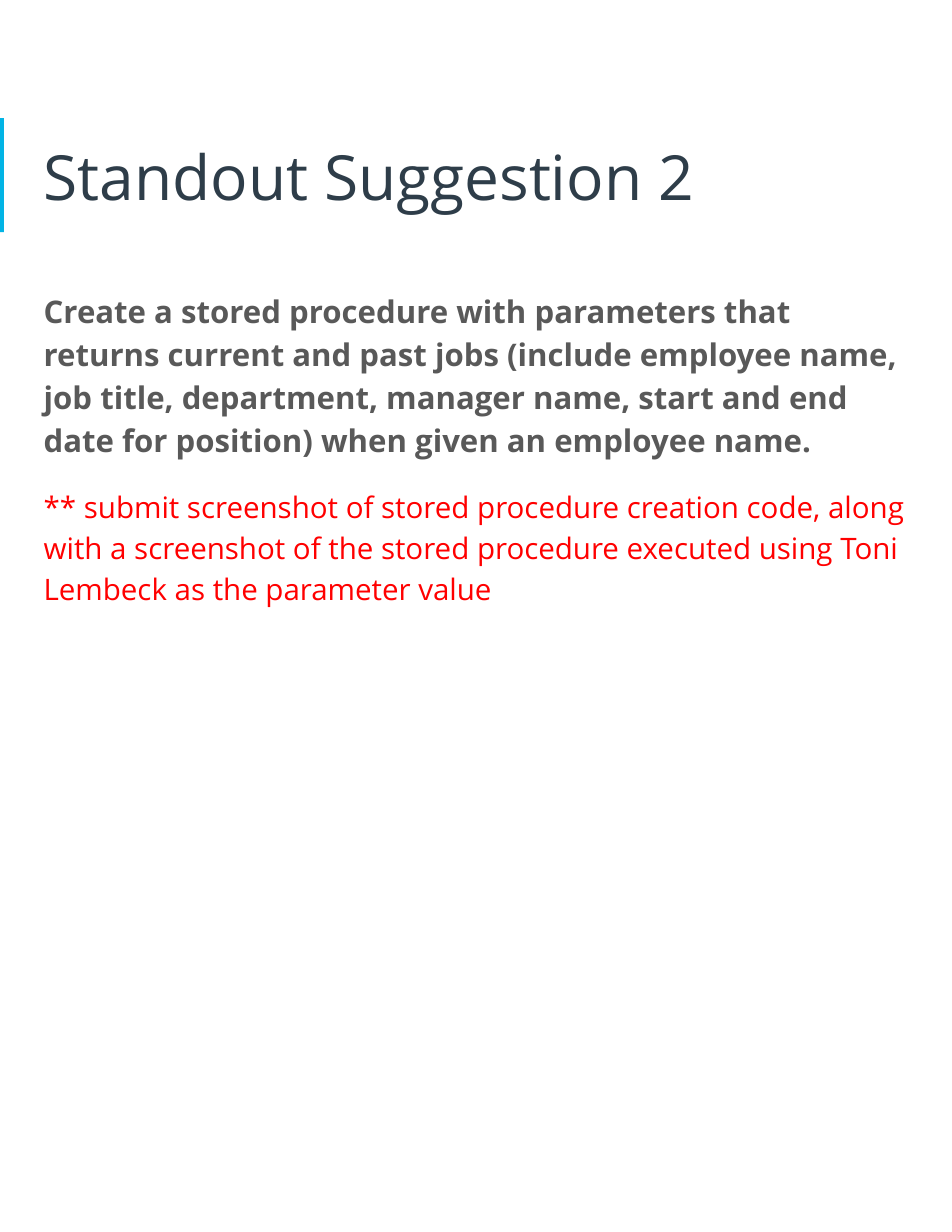
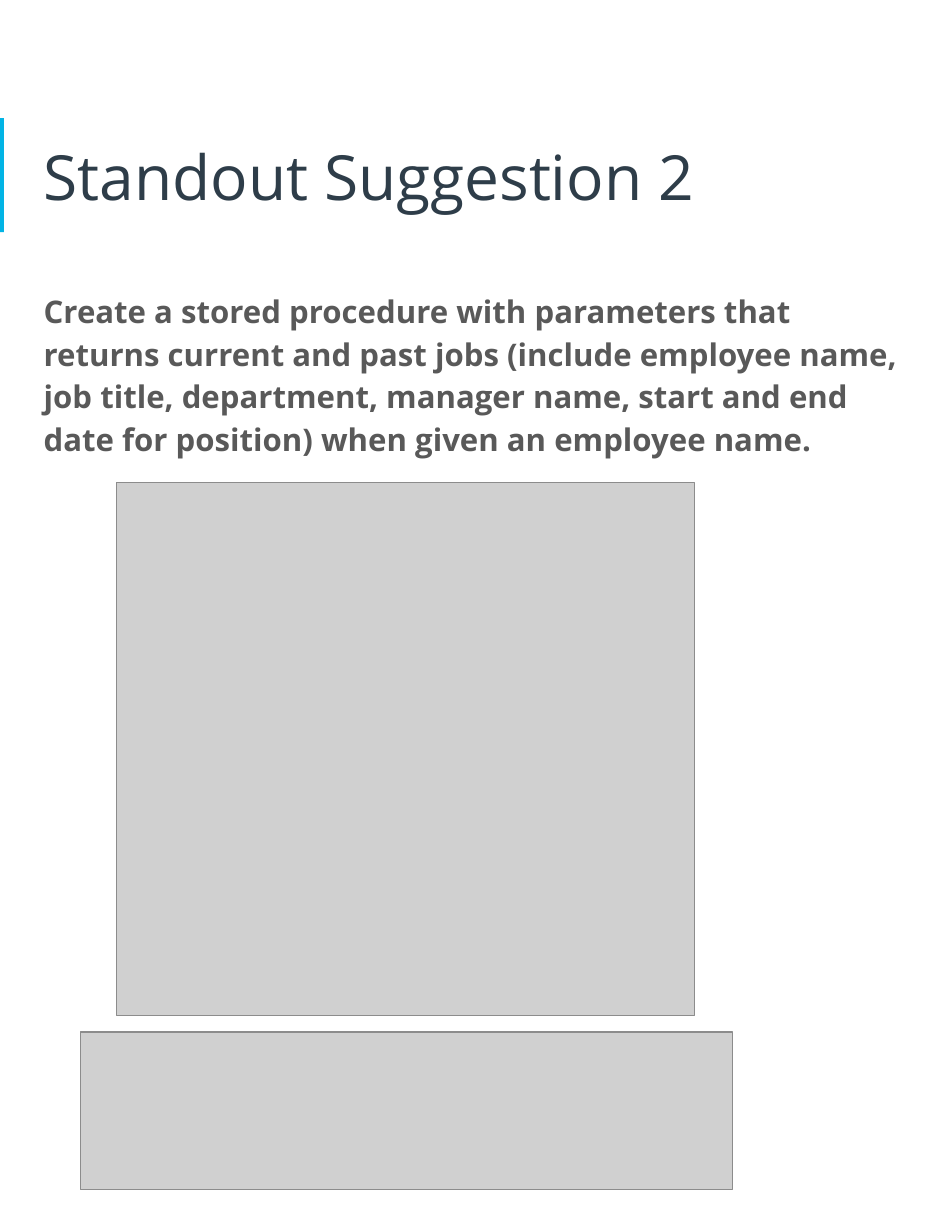
Before and after one commit to fapereira1/data-architecture-nanodegree, a slide deck: slide 27 of Designing-and-HR-database/database-requirement-document.pptx. Drawn at 952x1232 pixels with LibreOffice and Linux fonts; fonts in the diff are those of the drawing; grey boxes stand for pictures. Boxes give left, top, right and bottom in pixels: in the first picture for what was removed or moved away, otherwise in the second. Text is boxed around its words. In the diff, an @@ line names an element or a change of style, - is before the commit and + after.

```diff
--- a/Designing-and-HR-database/database-requirement-document.pptx
+++ b/Designing-and-HR-database/database-requirement-document.pptx
@@ text at bbox=[44, 495, 904, 607]: paragraph removed @@
-** submit screenshot of stored procedure creation code, along with a screenshot of the stored procedure executed using Toni Lembeck as the parameter value
@@ picture added at bbox=[116, 483, 696, 1016] @@
@@ picture added at bbox=[81, 1032, 732, 1189] @@
```
Also in this commit, not shown: 14 other slides changed, 5 other files.
